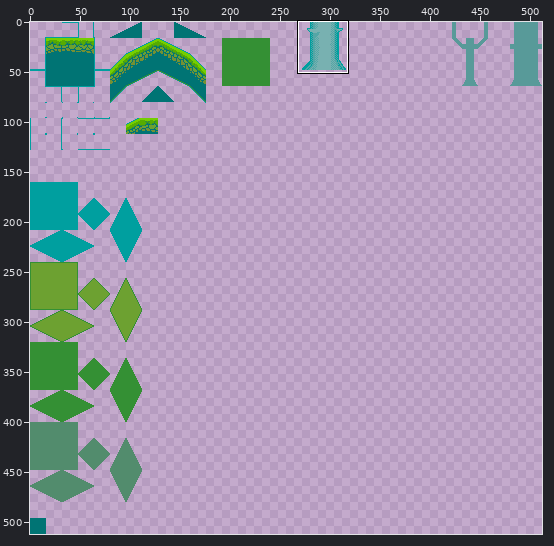
Two states of a pixel-art file, bin/res/texture/set_0.aseprite. The picture above shows the old version from afar; the outline marks the close-up.
Close-up. The starting point:
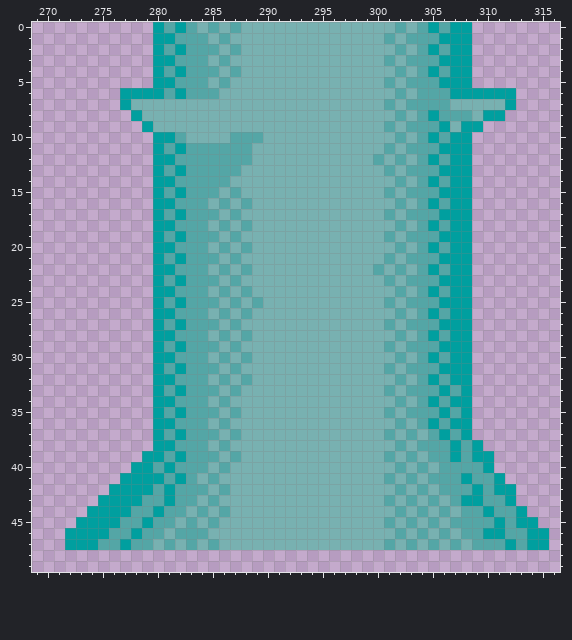
512x512 pixels, 1 frame. Shown: x 269..316, y 0..49.
The same view after the edit:
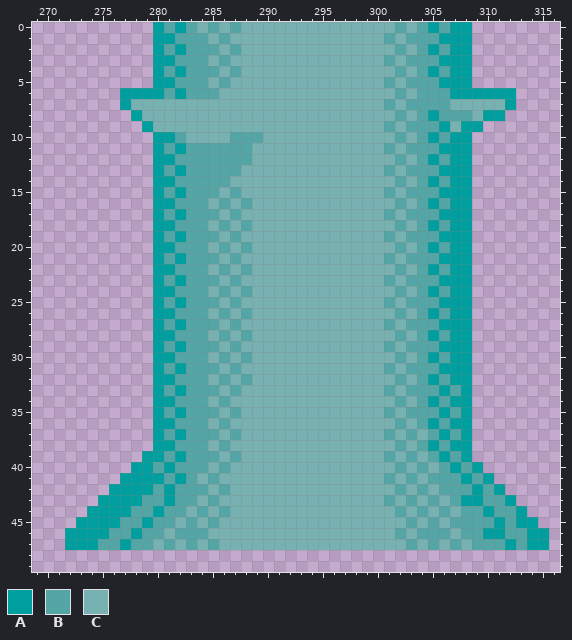
Palette (. is transparent): A #009f9f  B #54a6a6  C #78b1b1
Edits made:
{"y":12,"x":300,"old":"B","new":"C"}
{"y":22,"x":300,"old":"B","new":"C"}
{"y":25,"x":289,"old":"B","new":"C"}
{"y":38,"x":305,"old":"B","new":"A"}
{"y":38,"x":308,"old":"BA","new":"A."}
{"y":39,"x":306,"old":"BABAA","new":"ABA.."}
{"y":40,"x":307,"old":"B","new":"A"}
{"y":40,"x":309,"old":"BA","new":"A."}
{"y":41,"x":310,"old":"BA","new":"A."}
{"y":42,"x":312,"old":"A","new":"."}
{"y":45,"x":301,"old":"B","new":"C"}
{"y":46,"x":305,"old":"C","new":"B"}
{"y":47,"x":301,"old":"B","new":"C"}
{"label":"changed","picture_box":[373,154,384,165]}
{"label":"changed","picture_box":[373,264,384,275]}
{"label":"changed","picture_box":[252,297,263,308]}
{"label":"changed","picture_box":[428,440,516,495]}
{"label":"changed","picture_box":[384,517,395,550]}
{"label":"changed","picture_box":[428,528,439,539]}
